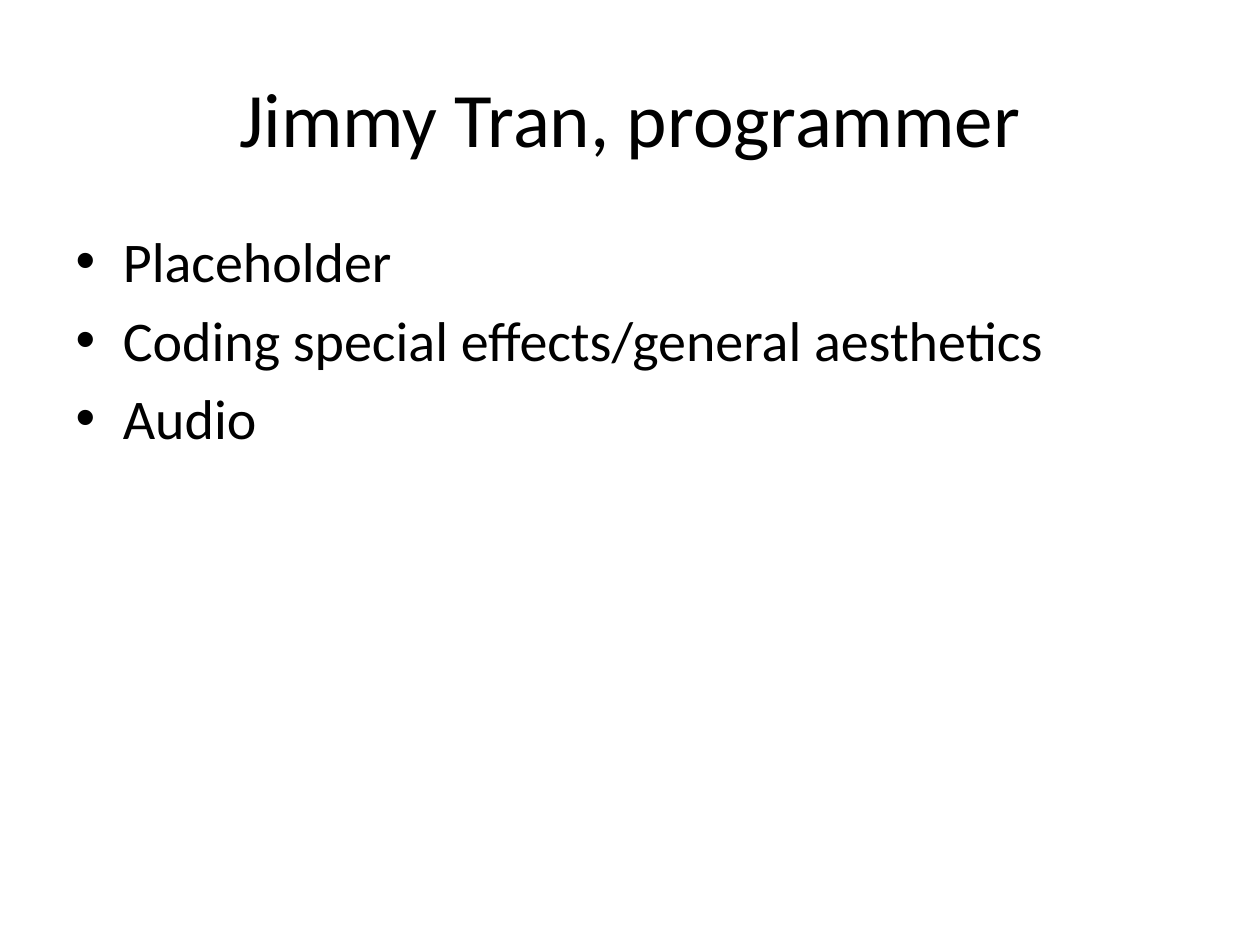
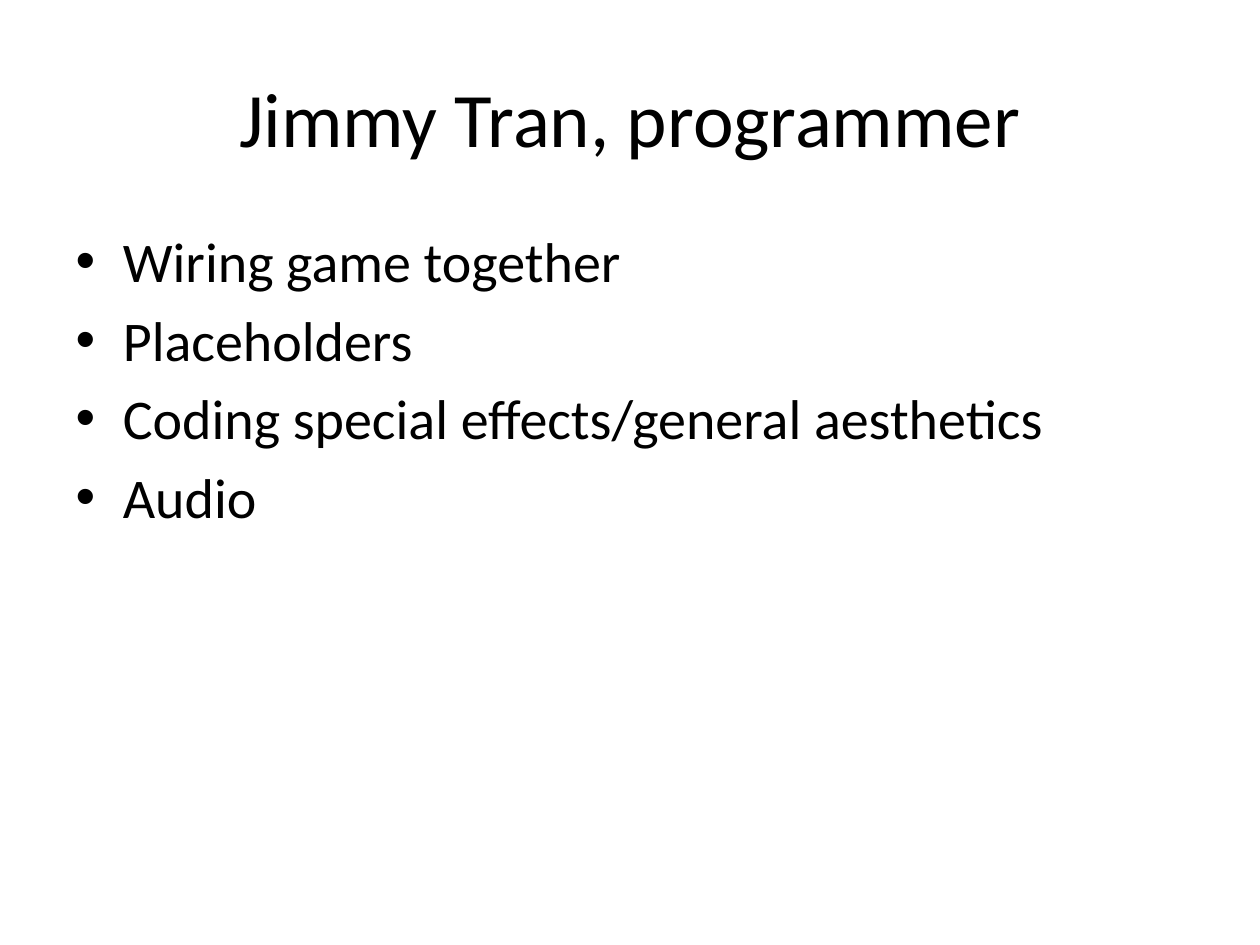
Before and after one commit to Jeemie/Ayee, a slide deck: slide 4 of WPIn Love, Status Update.pptx. Drawn at 1260x945 pixels with LibreOffice and Linux fonts; fonts in the diff are those of the drawing; background and template pictures are left out. Boxes give left, top, right and bottom in pixels: in the first picture for what was removed or moved away, otherwise in the second. Text is boxed around its words. In the diff, an @@ line names an element or a change of style, - is before the commit and + after.

Commit message:
Fixed Jimmy's slide after rehearsing

```diff
--- a/WPIn Love, Status Update.pptx
+++ b/WPIn Love, Status Update.pptx
@@ text at [123, 243, 621, 362]: text changed @@
-• Placeholder
+• Wiring game together
+• Placeholders
```
